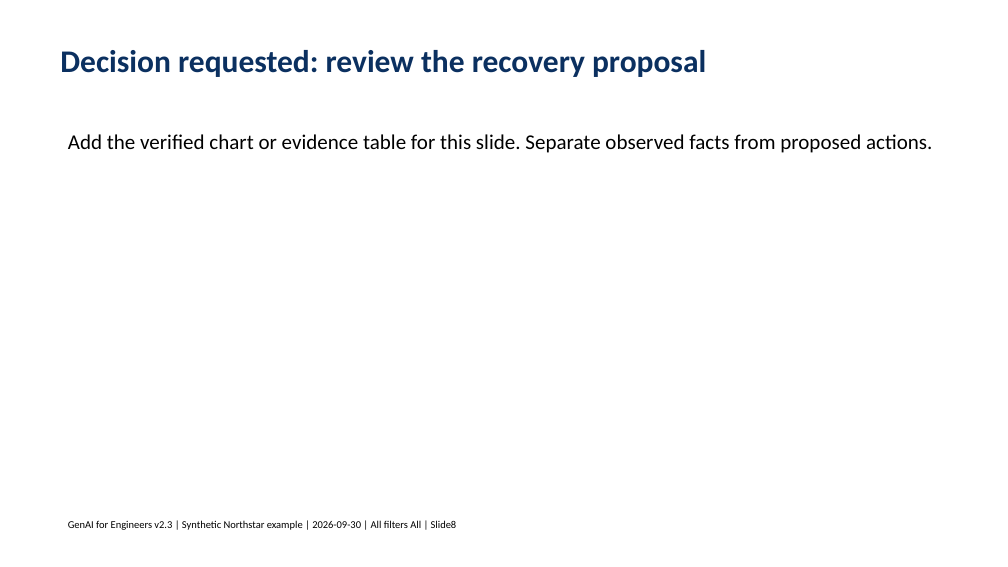
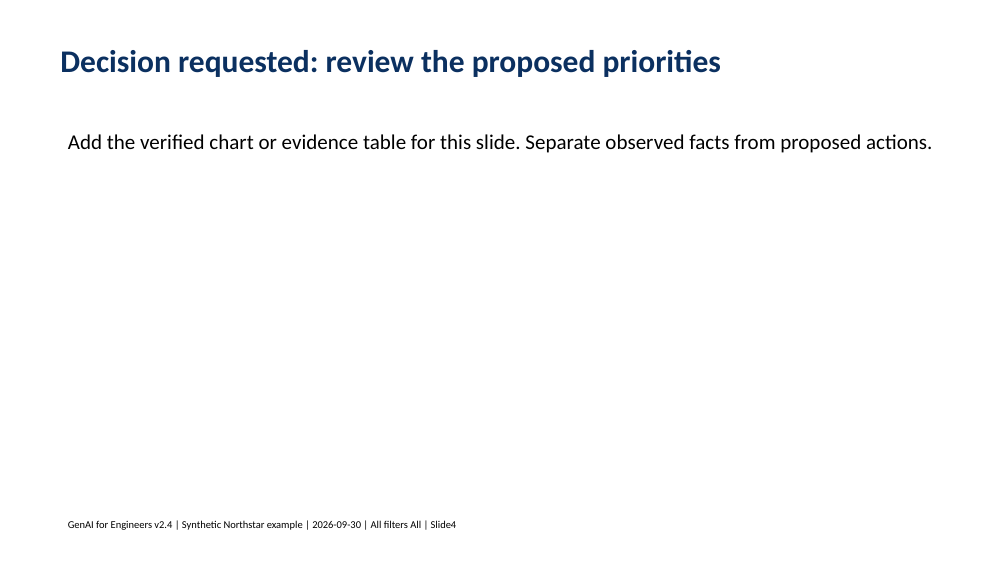
Before and after one commit to tertiarycourses/IES-GenAI-for-Engineers, a slide deck: slide 4 of labs/lab-02-word-to-powerpoint-and-outlook/data/templates/Northstar_Management_Deck_Template.pptx (slide 8 before the commit). Drawn at 1008x567 pixels with LibreOffice and Linux fonts; fonts in the diff are those of the drawing. Boxes give left, top, right and bottom in pixels: in the first picture for what was removed or moved away, otherwise in the second. Text is boxed around its words. In the diff, an @@ line names an element or a change of style, - is before the commit and + after.

```diff
--- a/labs/lab-02-word-to-powerpoint-and-outlook/data/templates/Northstar_Management_Deck_Template.pptx
+++ b/labs/lab-02-word-to-powerpoint-and-outlook/data/templates/Northstar_Management_Deck_Template.pptx
@@ text at (x1=60, y1=50, x2=721, y2=77): text changed @@
-Decision requested: review the recovery proposal
+Decision requested: review the proposed priorities
@@ text at (x1=68, y1=520, x2=457, y2=530): text changed @@
-GenAI for Engineers v2.3 | Synthetic Northstar example | 2026-09-30 | All filters All | Slide8
+GenAI for Engineers v2.4 | Synthetic Northstar example | 2026-09-30 | All filters All | Slide4
```
Also in this commit, not shown: 3 other slides changed, 4 slides removed, 52 other files.
